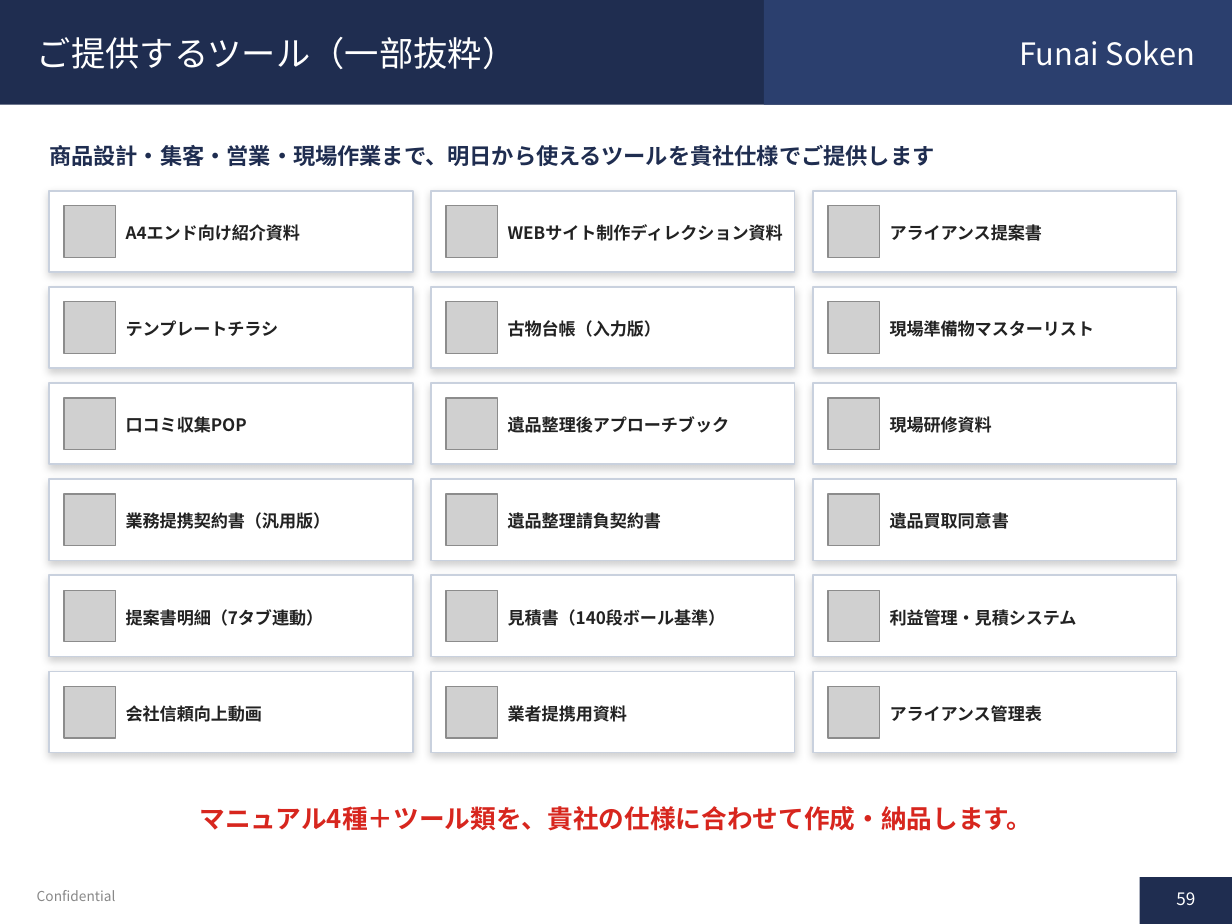
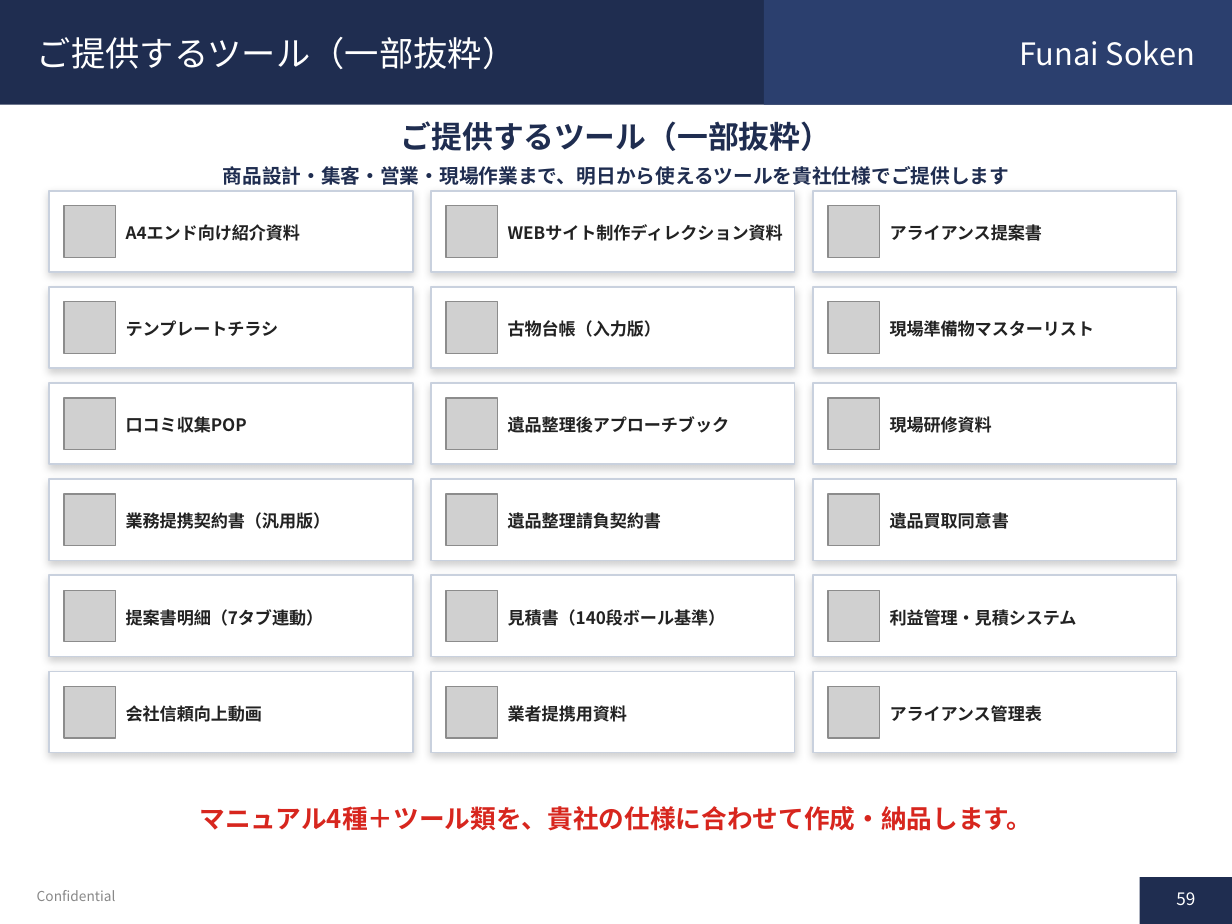
Before and after one commit to soshiro-iki-sys/-, a slide deck: slide 59 of proposals/遺品整理事業_企画書.pptx. Drawn at 1232x924 pixels with LibreOffice and Linux fonts; fonts in the diff are those of the drawing; grey boxes stand for pictures. Boxes give left, top, right and bottom in pixels: in the first picture for what was removed or moved away, otherwise in the second. Text is boxed around its words. In the diff, an @@ line names an element or a change of style, - is before the commit and + after.

```diff
--- a/proposals/遺品整理事業_企画書.pptx
+++ b/proposals/遺品整理事業_企画書.pptx
@@ text added at [401, 121, 832, 151], 18 pt, text #1F2D50, bold @@
+ご提供するツール（一部抜粋）
@@ text "商品設計・集客・営業・現場作業まで、明日から使えるツールを貴社仕様でご提供します": place and size @@
-text "商品設計・集客・営業・現場作業まで、明日から使えるツールを貴社仕様でご提供します" at [49, 145, 934, 166]
+text "商品設計・集客・営業・現場作業まで、明日から使えるツールを貴社仕様でご提供します" at [223, 166, 1010, 185]
@@ text "商品設計・集客・営業・現場作業まで、明日から使えるツールを貴社仕様でご提供します" at [223, 166, 1010, 185]: size 13 to 11.5 pt; alignment left to centre @@
```
Also in this commit, not shown: 46 other slides changed, 1 other file.
